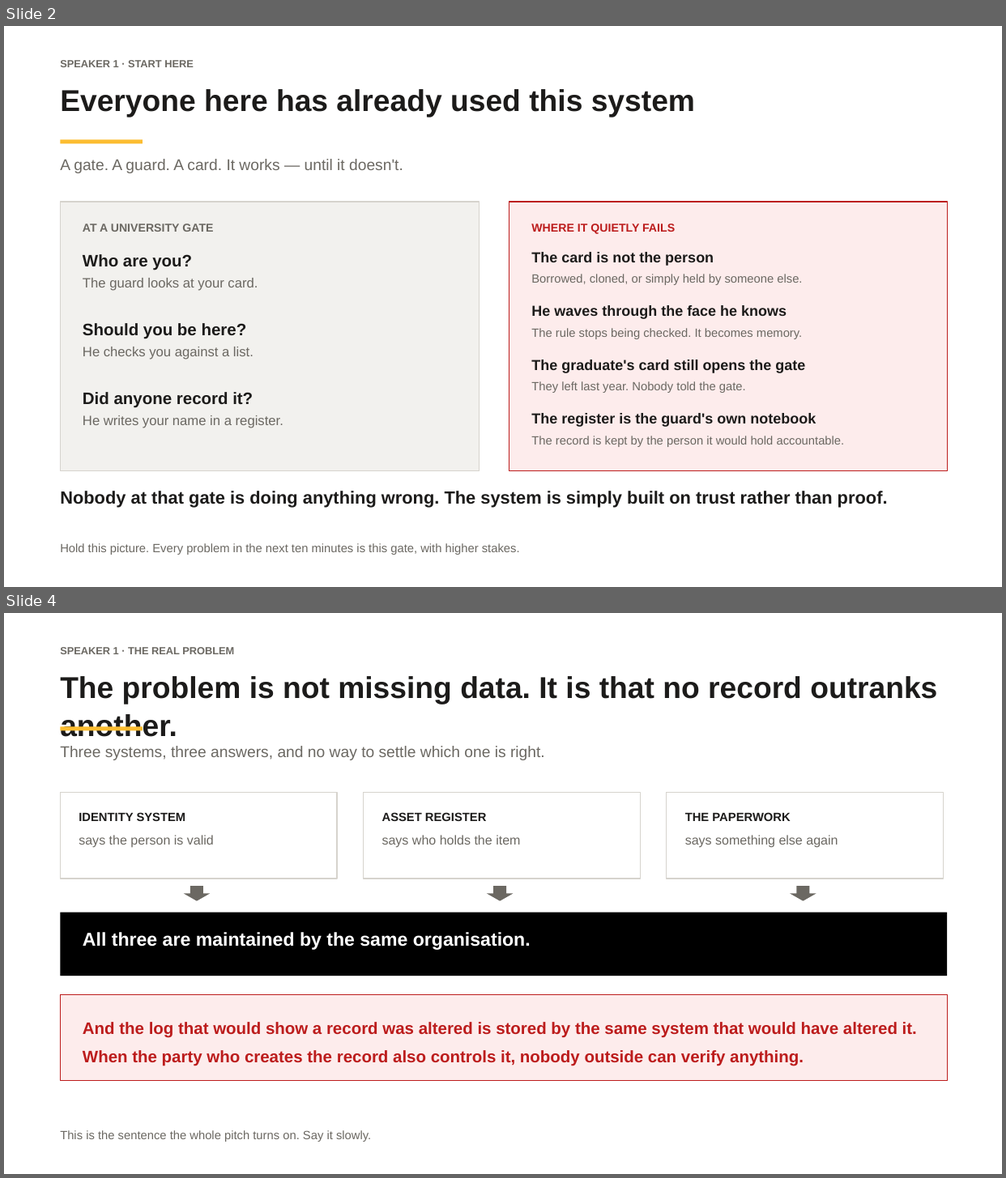
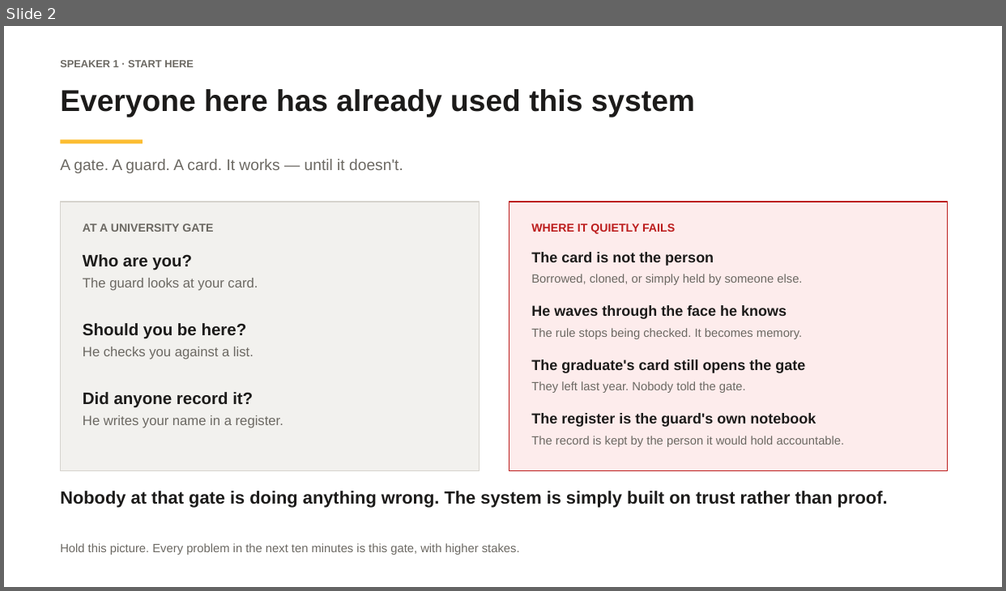
Before and after one commit to tohraan/chainid-vault, a slide deck: docs/ChainIDVault_Pitch_Deck.pptx. Shown one above the other, each under a label of ours: slides 2 and 4 before the commit, slide 2 after it; the slides between them are not shown. The pictures are 1006x1178 and 1006x591 pixels, drawn with LibreOffice and Linux fonts; fonts in the diff are those of the drawing. Boxes give left, top, right and bottom in pixels: in the first picture for what was removed or moved away, otherwise in the second. Text is boxed around its words. In the diff, an @@ line names an element or a change of style, - is before the commit and + after.

```diff
--- a/docs/ChainIDVault_Pitch_Deck.pptx
+++ b/docs/ChainIDVault_Pitch_Deck.pptx
@@ slide 4 removed at (4,613,1002,1174), background #FFFFFF @@
@@ text removed at (60,647,234,654) @@
-SPEAKER 1 · THE REAL PROBLEM
@@ text removed at (60,676,937,737) @@
-The problem is not missing data. It is that no record outranks another.
@@ rectangle removed at (60,726,143,731) @@
@@ text removed at (60,746,545,760) @@
-Three systems, three answers, and no way to settle which one is right.
@@ rectangle removed at (60,793,337,879) @@
@@ rectangle removed at (364,793,641,879) @@
@@ rectangle removed at (667,793,944,879) @@
@@ text removed at (79,812,186,821) @@
-IDENTITY SYSTEM
@@ text removed at (382,812,487,821) @@
-ASSET REGISTER
@@ text removed at (685,812,790,821) @@
-THE PAPERWORK
@@ text removed at (79,835,214,848) @@
-says the person is valid
@@ text removed at (382,835,520,848) @@
-says who holds the item
@@ text removed at (685,835,837,848) @@
-says something else again
@@ down arrow removed at (184,886,210,901) @@
@@ down arrow removed at (487,886,513,901) @@
@@ down arrow removed at (790,886,816,901) @@
@@ rectangle removed at (60,913,948,976) @@
@@ text removed at (83,932,530,950) @@
-All three are maintained by the same organisation.
@@ rectangle removed at (60,995,948,1081) @@
@@ text removed at (83,1022,917,1067) @@
-And the log that would show a record was altered is stored by the same system that would have altered it.
-When the party who creates the record also controls it, nobody outside can verify anything.
@@ text removed at (60,1131,371,1142) @@
-This is the sentence the whole pitch turns on. Say it slowly.
```
Also in this commit, not shown: 1 slide changed, 1 slide added, 1 other slide removed, 1 other file.
